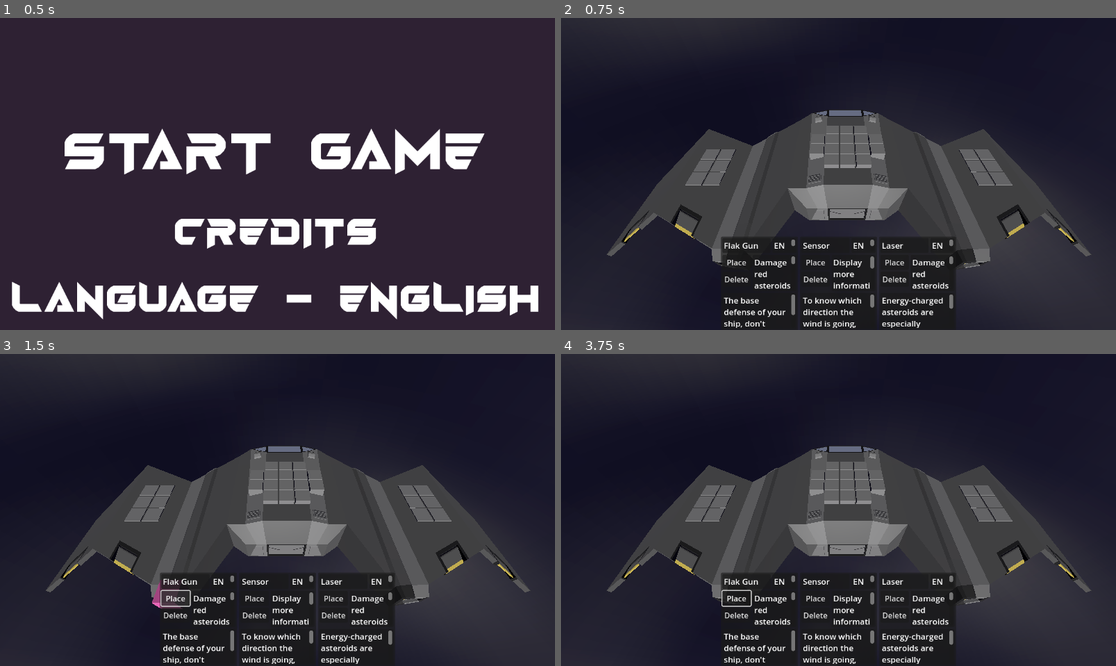
Above: before the commit, frames 1-4 (two rows, left to right).
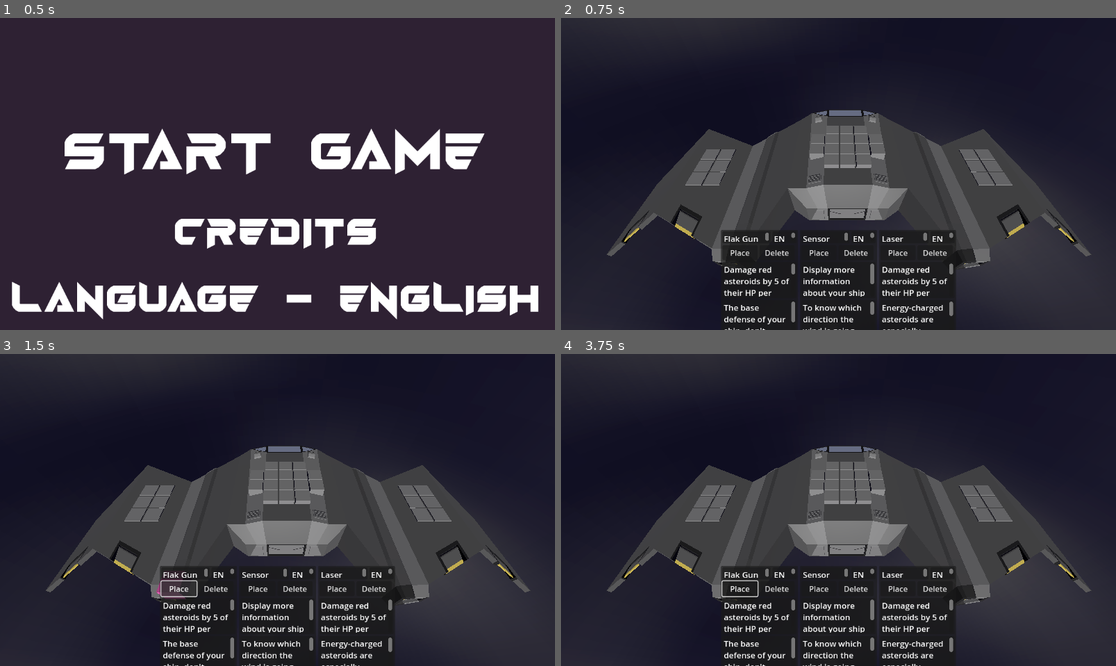
Above: after the commit, the same moments.

Repository: Xwilarg/LudumDare54
Game: Godot game, scene res://Scenes/TitleScreen.tscn
Same seed, same stepped clock (60 frames per second), same inputs: the game is played once before the commit and once after it. Video files are missing from this copy of the repository; at most half a second of black plays in their place.
Inputs (mouse positions are in pixels of both pictures, inside the frame that each line leads up to):
- Up to frame 1 (0.5 s): no input
- Up to frame 2 (0.75 s): tap Enter at 0.5 s; move the mouse to (960, 158) at 0.52 s; click (960, 158) at 0.67 s
- Up to frame 3 (1.5 s): click "Place" at 1.25 s
- Up to frame 4 (3.75 s): click "Place" at 2 s; click "Place" at 2.75 s; tap Space at 3.5 s; move the mouse to (727, 525) at 3.52 s; click (727, 525) at 3.67 s

Frame 1 is identical in both runs. In frame 2, 4.4% of the frame differs, in the area x 28-71%, y 67-100%; in frame 3, 4.6%, in the area x 27-71%, y 67-100%; in frame 4, 4.5%.
Error in both runs: Invalid call. Nonexistent function 'has' in base 'Nil'. (res://Scripts/GameManager.gd:42)

Commit message:
Improve card display

Diff:
--- a/Scenes/CardGraphic.tscn
+++ b/Scenes/CardGraphic.tscn
@@ -96,17 +96,25 @@
 [node name="HBoxContainer" type="HBoxContainer" parent="CardBG/MarginContainer/VBoxContainer"]
 layout_mode = 2
 size_flags_vertical = 3
+alignment = 1
 
-[node name="VBoxContainer" type="VBoxContainer" parent="CardBG/MarginContainer/VBoxContainer/HBoxContainer"]
+[node name="Button2" type="Button" parent="CardBG/MarginContainer/VBoxContainer/HBoxContainer"]
 layout_mode = 2
+size_flags_horizontal = 3
+text = "PLACE"
 
-[node name="IconPanel" type="Panel" parent="CardBG/MarginContainer/VBoxContainer/HBoxContainer/VBoxContainer"]
+[node name="Button" type="Button" parent="CardBG/MarginContainer/VBoxContainer/HBoxContainer"]
+layout_mode = 2
+size_flags_horizontal = 3
+text = "DELETE"
+
+[node name="IconPanel" type="Panel" parent="CardBG/MarginContainer/VBoxContainer/HBoxContainer"]
 visible = false
 custom_minimum_size = Vector2(50, 50)
 layout_mode = 2
 size_flags_vertical = 0
 
-[node name="TextureRect" type="TextureRect" parent="CardBG/MarginContainer/VBoxContainer/HBoxContainer/VBoxContainer/IconPanel"]
+[node name="TextureRect" type="TextureRect" parent="CardBG/MarginContainer/VBoxContainer/HBoxContainer/IconPanel"]
 custom_minimum_size = Vector2(45, 45)
 layout_mode = 1
 anchors_preset = 15
@@ -115,20 +123,15 @@
 grow_horizontal = 2
 grow_vertical = 2
 
-[node name="Button2" type="Button" parent="CardBG/MarginContainer/VBoxContainer/HBoxContainer/VBoxContainer"]
+[node name="VBoxContainer" type="VBoxContainer" parent="CardBG/MarginContainer/VBoxContainer/HBoxContainer"]
 layout_mode = 2
-text = "PLACE"
 
-[node name="Button" type="Button" parent="CardBG/MarginContainer/VBoxContainer/HBoxContainer/VBoxContainer"]
-layout_mode = 2
-text = "DELETE"
-
-[node name="StatsPanel" type="Panel" parent="CardBG/MarginContainer/VBoxContainer/HBoxContainer"]
+[node name="StatsPanel" type="Panel" parent="CardBG/MarginContainer/VBoxContainer"]
 custom_minimum_size = Vector2(75, 75)
 layout_mode = 2
 size_flags_horizontal = 3
 
-[node name="MarginContainer" type="MarginContainer" parent="CardBG/MarginContainer/VBoxContainer/HBoxContainer/StatsPanel"]
+[node name="MarginContainer" type="MarginContainer" parent="CardBG/MarginContainer/VBoxContainer/StatsPanel"]
 layout_mode = 1
 anchors_preset = 15
 anchor_right = 1.0
@@ -140,7 +143,7 @@
 theme_override_constants/margin_right = 3
 theme_override_constants/margin_bottom = 3
 
-[node name="RichTextLabel" type="RichTextLabel" parent="CardBG/MarginContainer/VBoxContainer/HBoxContainer/StatsPanel/MarginContainer"]
+[node name="RichTextLabel" type="RichTextLabel" parent="CardBG/MarginContainer/VBoxContainer/StatsPanel/MarginContainer"]
 layout_mode = 2
 theme_override_font_sizes/normal_font_size = 17
 text = "Stats"
@@ -175,6 +178,6 @@
 theme_override_styles/pressed = SubResource("StyleBoxEmpty_kvqoh")
 
 [connection signal="gui_input" from="CardBG" to="." method="_on_pressed"]
-[connection signal="pressed" from="CardBG/MarginContainer/VBoxContainer/HBoxContainer/VBoxContainer/Button2" to="." method="_on_pressed"]
-[connection signal="pressed" from="CardBG/MarginContainer/VBoxContainer/HBoxContainer/VBoxContainer/Button" to="." method="_on_delete_pressed"]
+[connection signal="pressed" from="CardBG/MarginContainer/VBoxContainer/HBoxContainer/Button2" to="." method="_on_pressed"]
+[connection signal="pressed" from="CardBG/MarginContainer/VBoxContainer/HBoxContainer/Button" to="." method="_on_delete_pressed"]
 [connection signal="pressed" from="CardBG/Button" to="." method="_on_pressed"]
--- a/Scripts/CardGraphic.gd
+++ b/Scripts/CardGraphic.gd
@@ -24,7 +24,7 @@
 
 		effects_text += effect_text + "\n"
 
-	$CardBG/MarginContainer/VBoxContainer/HBoxContainer/StatsPanel/MarginContainer/RichTextLabel.text = effects_text
+	$CardBG/MarginContainer/VBoxContainer/StatsPanel/MarginContainer/RichTextLabel.text = effects_text
 
 
 func _on_delete_pressed():
